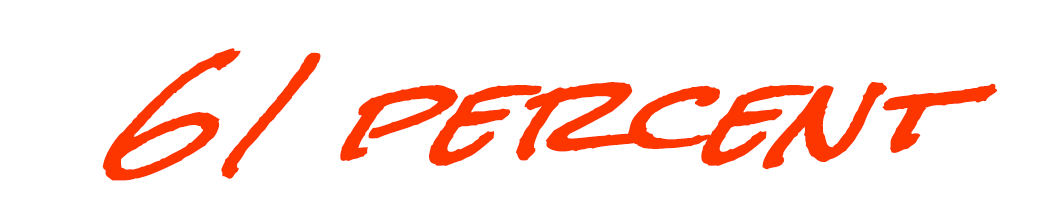
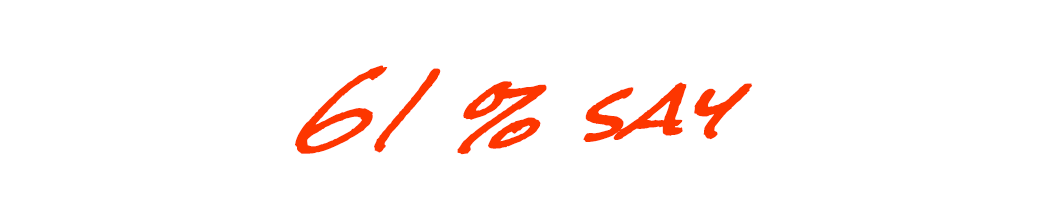
Layered file, before and after one edit (1050 x 219). Changes by layer:
renamed "61 percent" to "61 % say", painted on it over 102, 48, 997, 181
